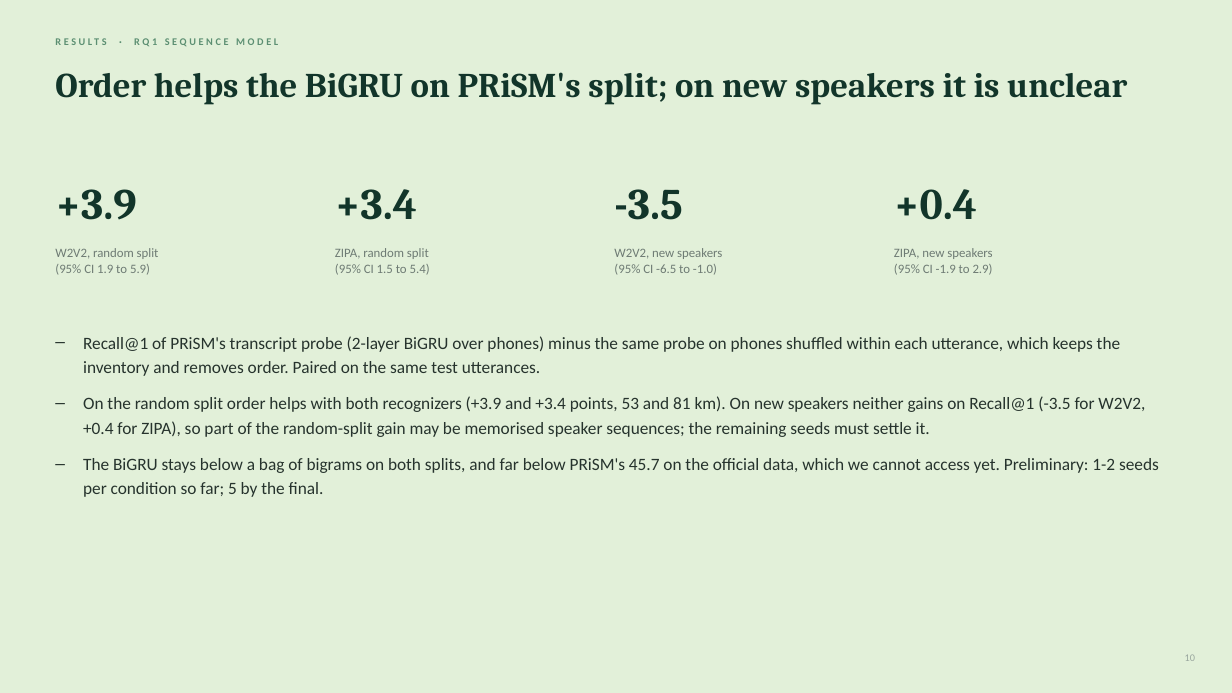
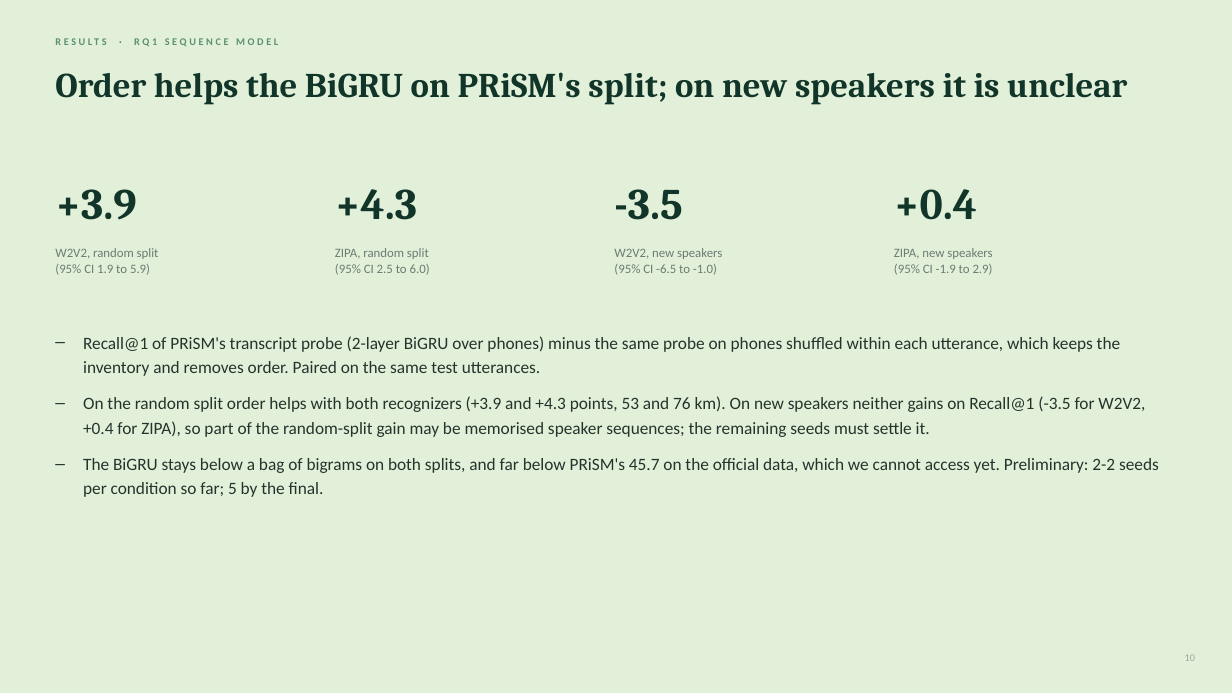
Before and after one commit to unignoramus11/sal-project, a slide deck: slide 10 of slides/mid/mid_evaluation.pptx. Drawn at 1232x693 pixels with LibreOffice and Linux fonts; fonts in the diff are those of the drawing. Boxes give left, top, right and bottom in pixels: in the first picture for what was removed or moved away, otherwise in the second. Text is boxed around its words. In the diff, an @@ line names an element or a change of style, - is before the commit and + after.

```diff
--- a/slides/mid/mid_evaluation.pptx
+++ b/slides/mid/mid_evaluation.pptx
@@ text at (335,189,417,220): text changed @@
-+3.4
++4.3
@@ text at (335,248,430,275): text changed @@
-ZIPA, random split
-(95% CI 1.5 to 5.4)
+ZIPA, random split
+(95% CI 2.5 to 6.0)
@@ text at (83,396,1159,497): text changed @@
-– On the random split order helps with both recognizers (+3.9 and +3.4 points, 53 and 81 km). On new speakers neither gains on Recall@1 (-3.5 for W2V2, +0.4 for ZIPA), so part of the random-split gain may be memorised speaker sequences; the remaining seeds must settle it.
-– The BiGRU stays below a bag of bigrams on both splits, and far below PRiSM's 45.7 on the official data, which we cannot access yet. Preliminary: 1-2 seeds per condition so far; 5 by the final.
+– On the random split order helps with both recognizers (+3.9 and +4.3 points, 53 and 76 km). On new speakers neither gains on Recall@1 (-3.5 for W2V2, +0.4 for ZIPA), so part of the random-split gain may be memorised speaker sequences; the remaining seeds must settle it.
+– The BiGRU stays below a bag of bigrams on both splits, and far below PRiSM's 45.7 on the official data, which we cannot access yet. Preliminary: 2-2 seeds per condition so far; 5 by the final.
```
Also in this commit, not shown: 1 other slide changed, 15 other files.
